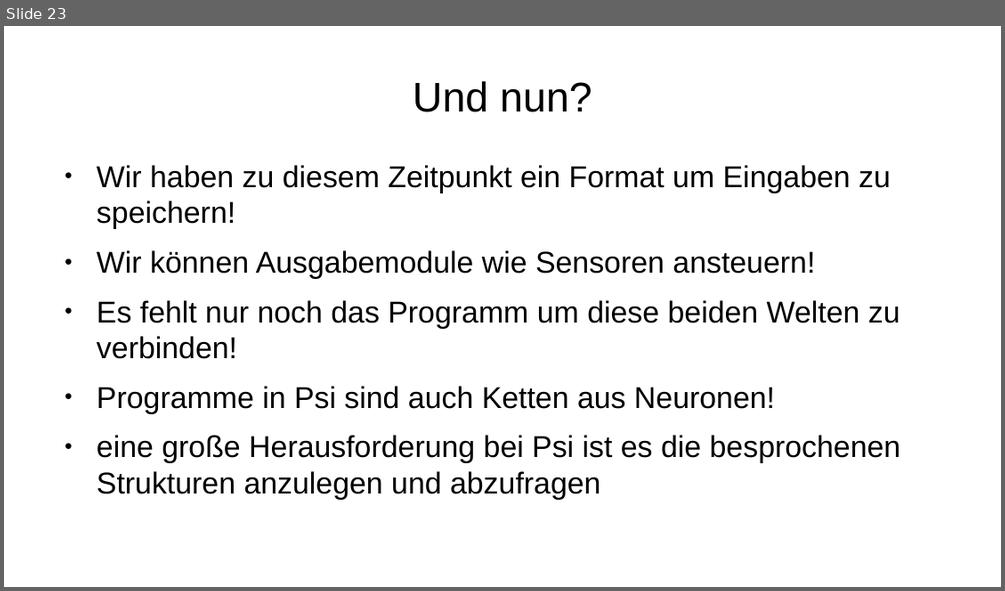
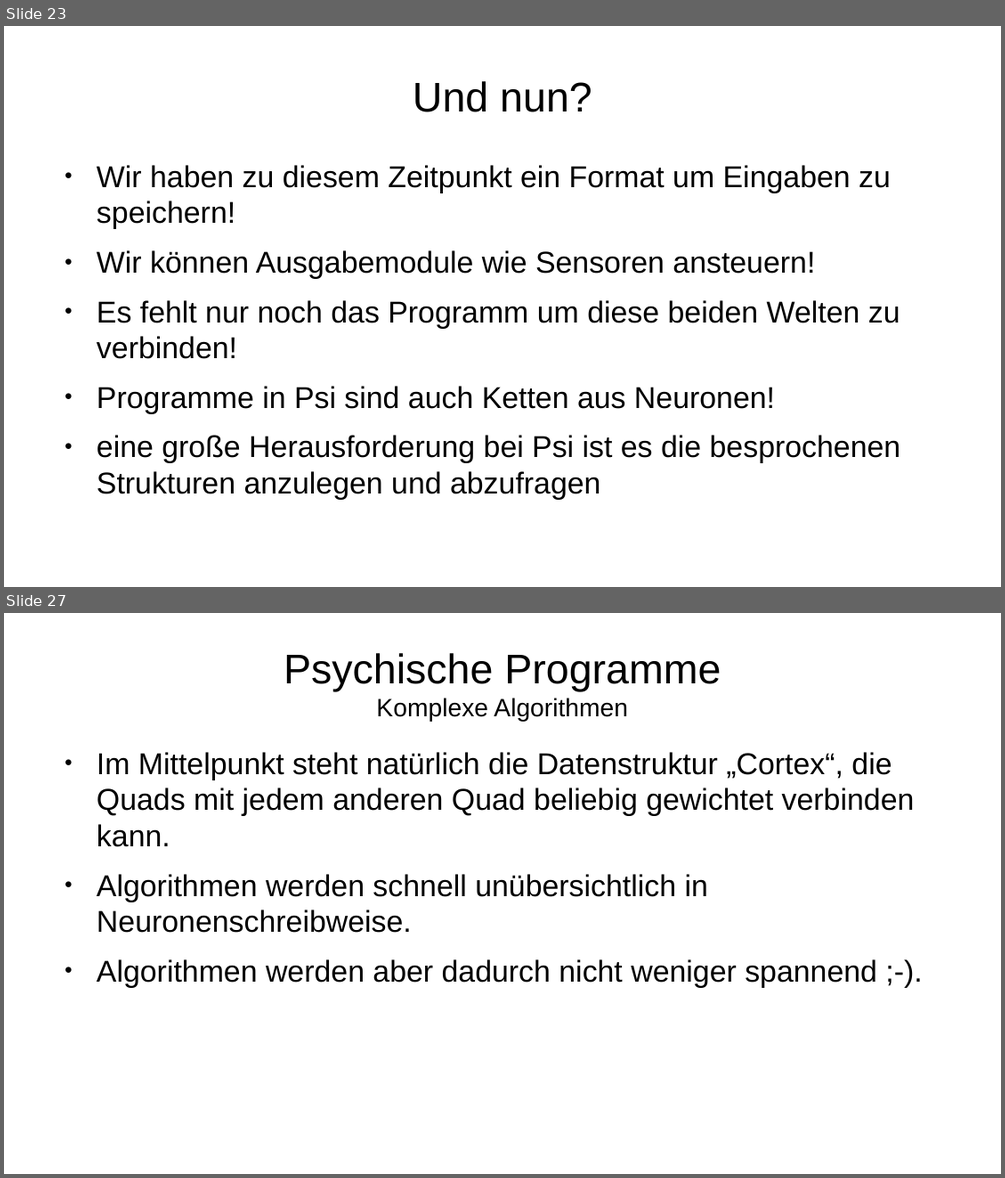
Before and after one commit to Lotes/psi-theorie, a slide deck: presentation.odp. Shown one above the other, each under a label of ours: slide 23 before the commit, slides 23 and 27 after it; the slides between them are not shown. The pictures are 1005x591 and 1005x1178 pixels, drawn with LibreOffice and Linux fonts; fonts in the diff are those of the drawing. Boxes give left, top, right and bottom in pixels: in the first picture for what was removed or moved away, otherwise in the second. Text is boxed around its words. In the diff, an @@ line names an element or a change of style, - is before the commit and + after.

```diff
--- a/presentation.odp
+++ b/presentation.odp
@@ slide 27 added at (x1=4, y1=613, x2=1001, y2=1174), background #FFFFFF @@
@@ title added at (x1=283, y1=653, x2=720, y2=722), 33 pt, text #000000 @@
+Psychische Programme
+Komplexe Algorithmen
@@ text added at (x1=97, y1=752, x2=914, y2=988), 24 pt, text #000000 @@
+● Im Mittelpunkt steht natürlich die Datenstruktur „Cortex“, die Quads mit jedem anderen Quad beliebig gewichtet verbinden kann.
+● Algorithmen werden schnell unübersichtlich in Neuronenschreibweise.
+● Algorithmen werden aber dadurch nicht weniger spannend ;-).
```
Also in this commit, not shown: 6 slides changed, 5 other slides added, 1 slide removed, 1 other file.
